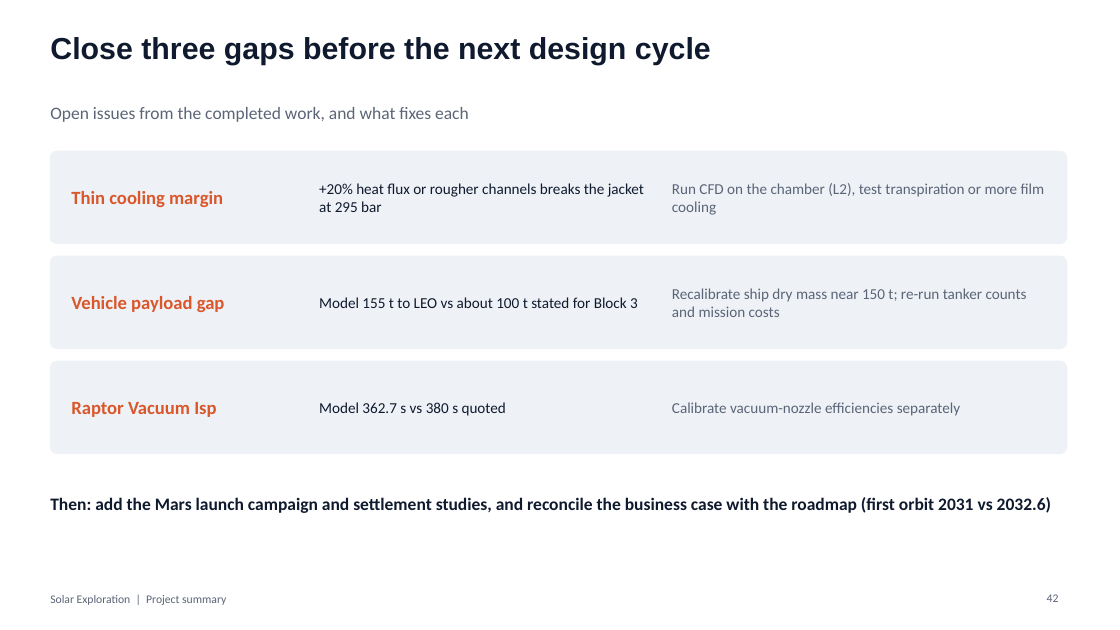
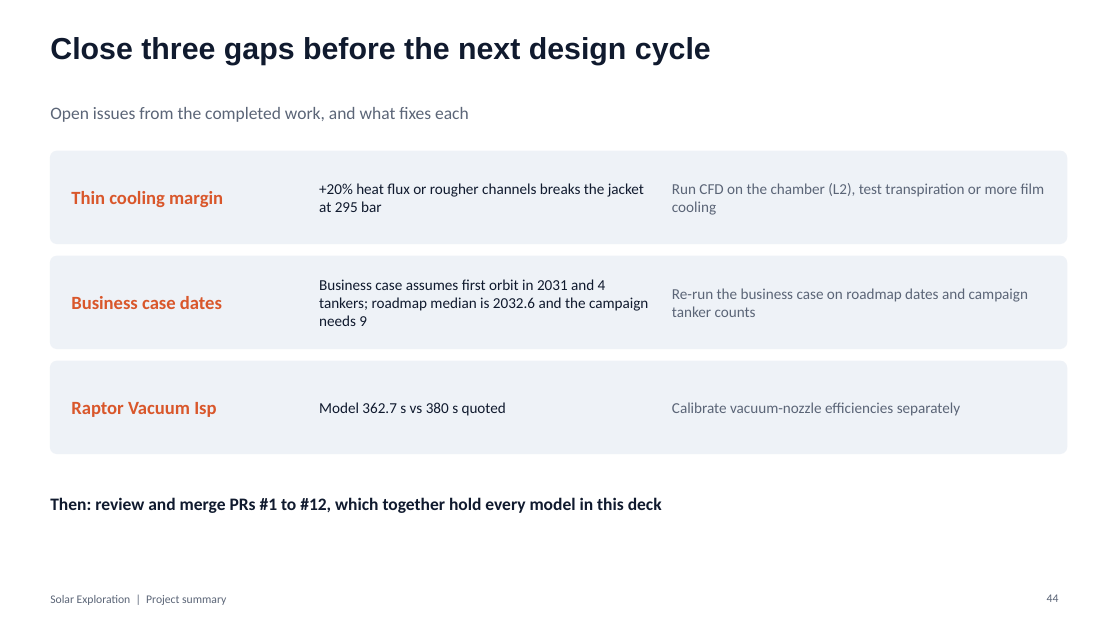
Before and after one commit to Skymeapple/solar-exploration, a slide deck: slide 44 of presentation/Solar_Exploration_Project_Summary.pptx (slide 42 before the commit). Drawn at 1120x630 pixels with LibreOffice and Linux fonts; fonts in the diff are those of the drawing. Boxes give left, top, right and bottom in pixels: in the first picture for what was removed or moved away, otherwise in the second. Text is boxed around its words. In the diff, an @@ line names an element or a change of style, - is before the commit and + after.

```diff
--- a/presentation/Solar_Exploration_Project_Summary.pptx
+++ b/presentation/Solar_Exploration_Project_Summary.pptx
@@ text at box(71, 296, 222, 309): text changed @@
-Vehicle payload gap
+Business case dates
@@ text at box(319, 279, 648, 326): text changed @@
-Model 155 t to LEO vs about 100 t stated for Block 3
+Business case assumes first orbit in 2031 and 4 tankers; roadmap median is 2032.6 and the campaign needs 9
@@ text at box(672, 288, 1028, 317): text changed @@
-Recalibrate ship dry mass near 150 t; re-run tanker counts and mission costs
+Re-run the business case on roadmap dates and campaign tanker counts
@@ text at box(50, 497, 662, 513): text changed @@
-Then: add the Mars launch campaign and settlement studies, and reconcile the business case with the roadmap (first orbit 2031 vs 2032.6)
+Then: review and merge PRs #1 to #12, which together hold every model in this deck
@@ page number at box(1047, 594, 1059, 602): text changed @@
-42
+44
```
Also in this commit, not shown: 18 other slides changed, 2 slides added, 1 other file.
